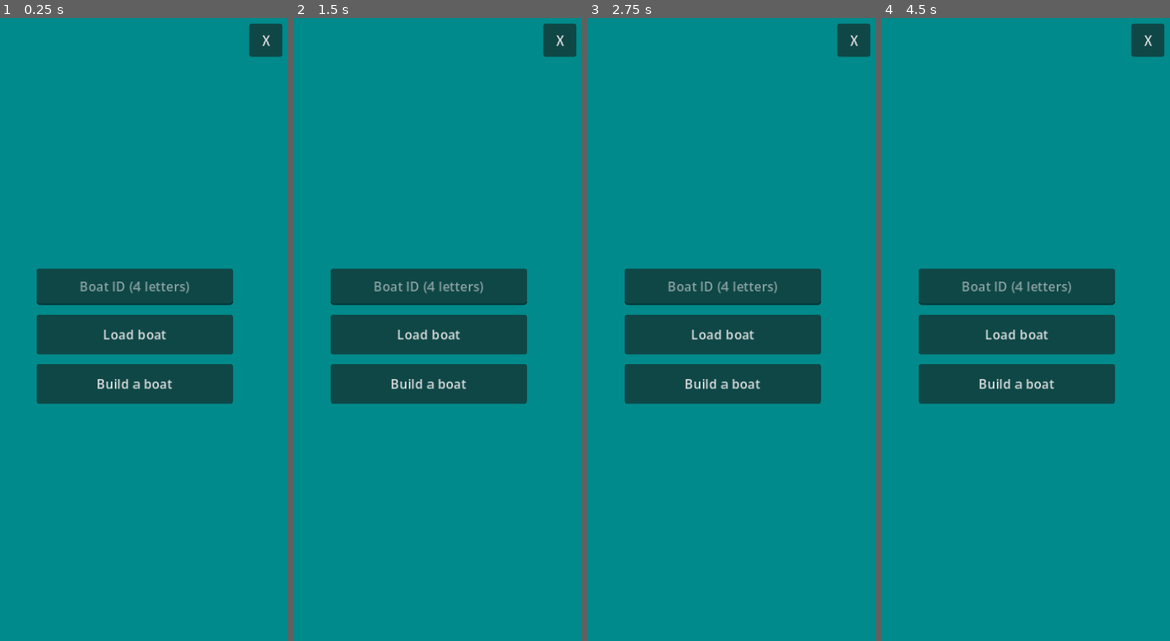
Above: before the commit, frames 1-4 (left to right).
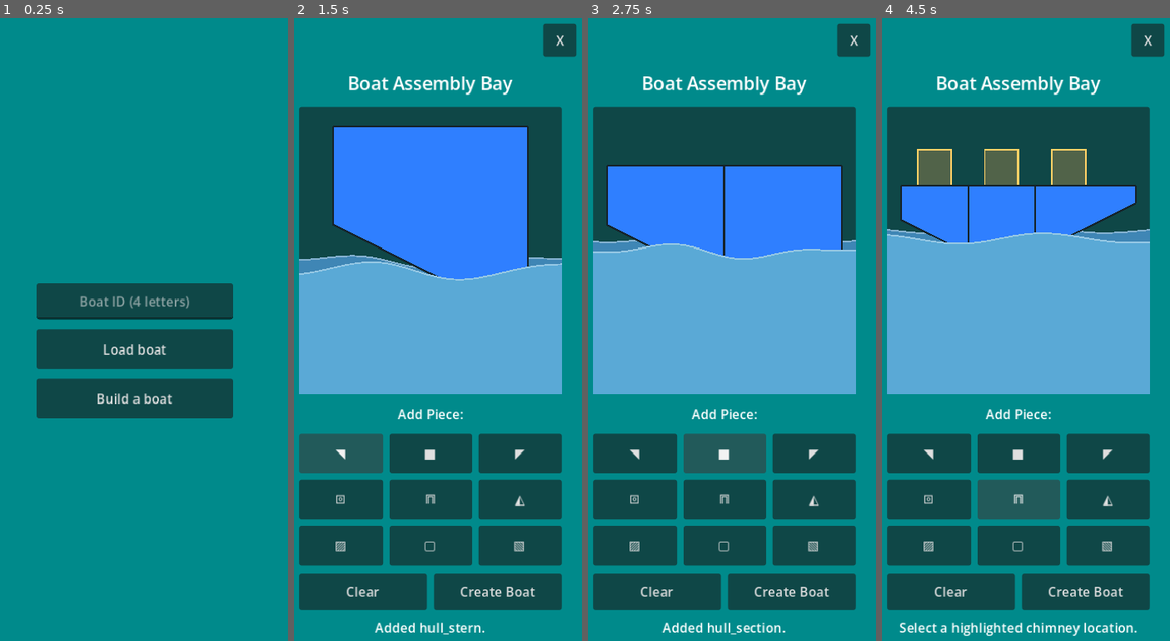
Above: after the commit, the same moments.

Repository: the-shipwrights/the-shipyard
Game: Godot game, scene res://ClientMain.tscn
Two runs of this game, one before a commit and one after it. Both use one fixed random seed, a clock stepped at 60 frames per second and the inputs below.
Inputs (mouse positions are in pixels of both pictures, inside the frame that each line leads up to):
- Up to frame 1 (0.25 s): no input
- Up to frame 2 (1.5 s): click "Build a boat" at 0.5 s; click (340, 454) at 1.25 s, where only the run after the commit has a clickable "◥"
- Up to frame 3 (2.75 s): click (726, 454) at 2 s, where only the run after the commit has a clickable "■"
- Up to frame 4 (4.5 s): click (1109, 454) at 2.75 s, where only the run after the commit has a clickable "◤"; click (928, 497) at 3.5 s, where only the run after the commit has a clickable "⧇"; click (1020, 497) at 4.25 s, where only the run after the commit has a clickable "⩎"

The runs differ from the first frame. In frame 1, 9.7% of the frame differs, in the area x 12-98%, y 0-65%; in frame 2, 66%; in frame 3, 66%; in frame 4, 67%, in the area x 1-94%, y 9-100%.
Error before the commit: Parse Error: Identifier "piece" not declared in the current scope. (res://Scripts/boat_preview_2d.gd:146)

Commit message:
Merging new pieces into water

Diff:
--- a/simulation/client/Scripts/boat_preview_2d.gd
+++ b/simulation/client/Scripts/boat_preview_2d.gd
@@ -140,10 +140,6 @@
 
 	_draw_wave(waterline - 12.0, 0.75, 0.8, 1.0, BACK_WAVE_COLOR)
 
-	# Candidate config
-	var candidate_config: Dictionary = PIECE_TYPES.get(_candidate_piece_id, {})
-	if candidate_config.is_empty():
-			_draw_piece(piece, world_center, screen_center, scale_factor)
 
 	_draw_placement_candidates(world_center, screen_center, scale_factor)
 	for piece in _pieces:
--- a/simulation/client/Scripts/palette.gd
+++ b/simulation/client/Scripts/palette.gd
@@ -265,8 +265,6 @@
 
 func clear_selection() -> void:
 	_selected_index = -1
-	_update_selection_visuals()
 
 func select_color(color: Color) -> void:
 	_selected_index = palette_colors.find(color)  # -1 if there's no match, which clears it
-	_update_selection_visuals()
--- a/simulation/client/Views/CustomizeView.tscn
+++ b/simulation/client/Views/CustomizeView.tscn
@@ -205,223 +205,193 @@
 script = ExtResource("2_6jt7g")
 palette_colors = Array[Color]([Color(0.90588236, 0.25882354, 0.2627451, 1), Color(0.92156863, 0.5568628, 0.3529412, 1), …(622 unchanged characters)…
 
-[node name="PaletteSwatch" type="Control" parent="SafeArea/Content/PaletteRegion/Palette" unique_id=2134775248]
-custom_minimum_size = Vector2(70, 70)
-layout_mode = 2
-action_mode = 0
-script = ExtResource("5_e28wa")
-paint_color = Color(0.90588236, 0.25882354, 0.2627451, 1)
-metadata/_palette_generated = true
-
-[node name="Color" type="Panel" parent="SafeArea/Content/PaletteRegion/Palette/PaletteSwatch" unique_id=1232867170]
+[node name="PaletteSwatch" type="Control" parent="SafeArea/Content/PaletteRegion/Palette" unique_id=1547064977]
+custom_minimum_size = Vector2(70, 70)
+layout_mode = 2
+mouse_filter = 2
+metadata/_palette_generated = true
+
+[node name="Color" type="Panel" parent="SafeArea/Content/PaletteRegion/Palette/PaletteSwatch" unique_id=1601124129]
 layout_mode = 0
 anchor_right = 1.0
 anchor_bottom = 1.0
 theme_override_styles/panel = SubResource("StyleBoxFlat_ct0er")
 
-[node name="@Control@26192" type="Control" parent="SafeArea/Content/PaletteRegion/Palette" unique_id=1977291101]
-custom_minimum_size = Vector2(70, 70)
-layout_mode = 2
-mouse_filter = 2
-metadata/_palette_generated = true
-
-[node name="Color" type="Panel" parent="SafeArea/Content/PaletteRegion/Palette/@Control@26192" unique_id=322573235]
+[node name="@Control@21153" type="Control" parent="SafeArea/Content/PaletteRegion/Palette" unique_id=459333303]
+custom_minimum_size = Vector2(70, 70)
+layout_mode = 2
+mouse_filter = 2
+metadata/_palette_generated = true
+
+[node name="Color" type="Panel" parent="SafeArea/Content/PaletteRegion/Palette/@Control@21153" unique_id=1407652180]
 layout_mode = 0
 anchor_right = 1.0
 anchor_bottom = 1.0
 theme_override_styles/panel = SubResource("StyleBoxFlat_4vjqg")
 
-[node name="@Control@26193" type="Control" parent="SafeArea/Content/PaletteRegion/Palette" unique_id=1051744156]
-custom_minimum_size = Vector2(70, 70)
-layout_mode = 2
-action_mode = 0
-script = ExtResource("5_e28wa")
-paint_color = Color(0.92156863, 0.5568628, 0.3529412, 1)
-metadata/_palette_generated = true
-
-[node name="Color" type="Panel" parent="SafeArea/Content/PaletteRegion/Palette/@Control@26193" unique_id=594951350]
+[node name="@Control@21154" type="Control" parent="SafeArea/Content/PaletteRegion/Palette" unique_id=544999681]
+custom_minimum_size = Vector2(70, 70)
+layout_mode = 2
+mouse_filter = 2
+metadata/_palette_generated = true
+
+[node name="Color" type="Panel" parent="SafeArea/Content/PaletteRegion/Palette/@Control@21154" unique_id=1744929837]
 layout_mode = 0
 anchor_right = 1.0
 anchor_bottom = 1.0
 theme_override_styles/panel = SubResource("StyleBoxFlat_v02wf")
 
-[node name="@Control@26194" type="Control" parent="SafeArea/Content/PaletteRegion/Palette" unique_id=358479551]
-custom_minimum_size = Vector2(70, 70)
-layout_mode = 2
-action_mode = 0
-script = ExtResource("5_e28wa")
-paint_color = Color(0.9137255, 0.8, 0.38039216, 1)
-metadata/_palette_generated = true
-
-[node name="Color" type="Panel" parent="SafeArea/Content/PaletteRegion/Palette/@Control@26194" unique_id=1987879842]
+[node name="@Control@21155" type="Control" parent="SafeArea/Content/PaletteRegion/Palette" unique_id=583122403]
+custom_minimum_size = Vector2(70, 70)
+layout_mode = 2
+mouse_filter = 2
+metadata/_palette_generated = true
+
+[node name="Color" type="Panel" parent="SafeArea/Content/PaletteRegion/Palette/@Control@21155" unique_id=388932279]
 layout_mode = 0
 anchor_right = 1.0
 anchor_bottom = 1.0
 theme_override_styles/panel = SubResource("StyleBoxFlat_e28wa")
 
-[node name="@Control@26195" type="Control" parent="SafeArea/Content/PaletteRegion/Palette" unique_id=297406233]
-custom_minimum_size = Vector2(70, 70)
-layout_mode = 2
-action_mode = 0
-script = ExtResource("5_e28wa")
-paint_color = Color(0.81960785, 0.8901961, 0.4627451, 1)
-metadata/_palette_generated = true
-
-[node name="Color" type="Panel" parent="SafeArea/Content/PaletteRegion/Palette/@Control@26195" unique_id=745787476]
+[node name="@Control@21156" type="Control" parent="SafeArea/Content/PaletteRegion/Palette" unique_id=1541987721]
+custom_minimum_size = Vector2(70, 70)
+layout_mode = 2
+mouse_filter = 2
+metadata/_palette_generated = true
+
+[node name="Color" type="Panel" parent="SafeArea/Content/PaletteRegion/Palette/@Control@21156" unique_id=962022355]
 layout_mode = 0
 anchor_right = 1.0
 anchor_bottom = 1.0
 theme_override_styles/panel = SubResource("StyleBoxFlat_xmlon")
 
-[node name="@Control@26196" type="Control" parent="SafeArea/Content/PaletteRegion/Palette" unique_id=1445430794]
-custom_minimum_size = Vector2(70, 70)
-layout_mode = 2
-action_mode = 0
-script = ExtResource("5_e28wa")
-paint_color = Color(0.654902, 0.73333335, 0.4509804, 1)
-metadata/_palette_generated = true
-
-[node name="Color" type="Panel" parent="SafeArea/Content/PaletteRegion/Palette/@Control@26196" unique_id=628339592]
+[node name="@Control@21157" type="Control" parent="SafeArea/Content/PaletteRegion/Palette" unique_id=352737877]
+custom_minimum_size = Vector2(70, 70)
+layout_mode = 2
+mouse_filter = 2
+metadata/_palette_generated = true
+
+[node name="Color" type="Panel" parent="SafeArea/Content/PaletteRegion/Palette/@Control@21157" unique_id=907371852]
 layout_mode = 0
 anchor_right = 1.0
 anchor_bottom = 1.0
 theme_override_styles/panel = SubResource("StyleBoxFlat_t30ng")
 
-[node name="@Control@26197" type="Control" parent="SafeArea/Content/PaletteRegion/Palette" unique_id=1983567755]
-custom_minimum_size = Vector2(70, 70)
-layout_mode = 2
-action_mode = 0
-script = ExtResource("5_e28wa")
-paint_color = Color(0.49803922, 0.8235294, 0.3764706, 1)
-metadata/_palette_generated = true
-
-[node name="Color" type="Panel" parent="SafeArea/Content/PaletteRegion/Palette/@Control@26197" unique_id=1455130425]
+[node name="@Control@21158" type="Control" parent="SafeArea/Content/PaletteRegion/Palette" unique_id=1933789608]
+custom_minimum_size = Vector2(70, 70)
+layout_mode = 2
+mouse_filter = 2
+metadata/_palette_generated = true
+
+[node name="Color" type="Panel" parent="SafeArea/Content/PaletteRegion/Palette/@Control@21158" unique_id=1632130993]
 layout_mode = 0
 anchor_right = 1.0
 anchor_bottom = 1.0
 theme_override_styles/panel = SubResource("StyleBoxFlat_s5p5q")
 
-[node name="@Control@26198" type="Control" parent="SafeArea/Content/PaletteRegion/Palette" unique_id=1547304550]
-custom_minimum_size = Vector2(70, 70)
-layout_mode = 2
-action_mode = 0
-script = ExtResource("5_e28wa")
-paint_color = Color(0.25882354, 0.79607844, 0.42745098, 1)
-metadata/_palette_generated = true
-
-[node name="Color" type="Panel" parent="SafeArea/Content/PaletteRegion/Palette/@Control@26198" unique_id=852250158]
+[node name="@Control@21159" type="Control" parent="SafeArea/Content/PaletteRegion/Palette" unique_id=462898255]
+custom_minimum_size = Vector2(70, 70)
+layout_mode = 2
+mouse_filter = 2
+metadata/_palette_generated = true
+
+[node name="Color" type="Panel" parent="SafeArea/Content/PaletteRegion/Palette/@Control@21159" unique_id=1998465722]
 layout_mode = 0
 anchor_right = 1.0
 anchor_bottom = 1.0
 theme_override_styles/panel = SubResource("StyleBoxFlat_d1irj")
 
-[node name="@Control@26199" type="Control" parent="SafeArea/Content/PaletteRegion/Palette" unique_id=2029537236]
-custom_minimum_size = Vector2(70, 70)
-layout_mode = 2
-action_mode = 0
-script = ExtResource("5_e28wa")
-paint_color = Color(0.29411766, 0.7176471, 0.6039216, 1)
-metadata/_palette_generated = true
-
-[node name="Color" type="Panel" parent="SafeArea/Content/PaletteRegion/Palette/@Control@26199" unique_id=294896632]
+[node name="@Control@21160" type="Control" parent="SafeArea/Content/PaletteRegion/Palette" unique_id=818166676]
+custom_minimum_size = Vector2(70, 70)
+layout_mode = 2
+mouse_filter = 2
+metadata/_palette_generated = true
+
+[node name="Color" type="Panel" parent="SafeArea/Content/PaletteRegion/Palette/@Control@21160" unique_id=1636862906]
 layout_mode = 0
 anchor_right = 1.0
 anchor_bottom = 1.0
 theme_override_styles/panel = SubResource("StyleBoxFlat_dxypb")
 
-[node name="@Control@26200" type="Control" parent="SafeArea/Content/PaletteRegion/Palette" unique_id=1298986118]
-custom_minimum_size = Vector2(70, 70)
-layout_mode = 2
-action_mode = 0
-script = ExtResource("5_e28wa")
-paint_color = Color(0.27450982, 0.69411767, 0.76862746, 1)
-metadata/_palette_generated = true
-
-[node name="Color" type="Panel" parent="SafeArea/Content/PaletteRegion/Palette/@Control@26200" unique_id=1660989446]
+[node name="@Control@21161" type="Control" parent="SafeArea/Content/PaletteRegion/Palette" unique_id=1654919010]
+custom_minimum_size = Vector2(70, 70)
+layout_mode = 2
+mouse_filter = 2
+metadata/_palette_generated = true
+
+[node name="Color" type="Panel" parent="SafeArea/Content/PaletteRegion/Palette/@Control@21161" unique_id=208016592]
 layout_mode = 0
 anchor_right = 1.0
 anchor_bottom = 1.0
 theme_override_styles/panel = SubResource("StyleBoxFlat_ya4qn")
 
-[node name="@Control@26201" type="Control" parent="SafeArea/Content/PaletteRegion/Palette" unique_id=261070826]
-custom_minimum_size = Vector2(70, 70)
-layout_mode = 2
-action_mode = 0
-script = ExtResource("5_e28wa")
-paint_color = Color(0.30980393, 0.57254905, 0.95686275, 1)
-metadata/_palette_generated = true
-
-[node name="Color" type="Panel" parent="SafeArea/Content/PaletteRegion/Palette/@Control@26201" unique_id=8708537]
+[node name="@Control@21162" type="Control" parent="SafeArea/Content/PaletteRegion/Palette" unique_id=2001218023]
+custom_minimum_size = Vector2(70, 70)
+layout_mode = 2
+mouse_filter = 2
+metadata/_palette_generated = true
+
+[node name="Color" type="Panel" parent="SafeArea/Content/PaletteRegion/Palette/@Control@21162" unique_id=382887807]
 layout_mode = 0
 anchor_right = 1.0
 anchor_bottom = 1.0
 theme_override_styles/panel = SubResource("StyleBoxFlat_uqxm3")
 
-[node name="@Control@26202" type="Control" parent="SafeArea/Content/PaletteRegion/Palette" unique_id=902359183]
-custom_minimum_size = Vector2(70, 70)
-layout_mode = 2
-action_mode = 0
-script = ExtResource("5_e28wa")
-paint_color = Color(0.43137255, 0.45882353, 0.7882353, 1)
-metadata/_palette_generated = true
-
-[node name="Color" type="Panel" parent="SafeArea/Content/PaletteRegion/Palette/@Control@26202" unique_id=1169268688]
+[node name="@Control@21163" type="Control" parent="SafeArea/Content/PaletteRegion/Palette" unique_id=1409205767]
+custom_minimum_size = Vector2(70, 70)
+layout_mode = 2
+mouse_filter = 2
+metadata/_palette_generated = true
+
+[node name="Color" type="Panel" parent="SafeArea/Content/PaletteRegion/Palette/@Control@21163" unique_id=1171848100]
 layout_mode = 0
 anchor_right = 1.0
 anchor_bottom = 1.0
 theme_override_styles/panel = SubResource("StyleBoxFlat_rt7dm")
 
-[node name="@Control@26203" type="Control" parent="SafeArea/Content/PaletteRegion/Palette" unique_id=659672697]
-custom_minimum_size = Vector2(70, 70)
-layout_mode = 2
-action_mode = 0
-script = ExtResource("5_e28wa")
-paint_color = Color(0.69803923, 0.33333334, 0.43529412, 1)
-metadata/_palette_generated = true
-
-[node name="Color" type="Panel" parent="SafeArea/Content/PaletteRegion/Palette/@Control@26203" unique_id=935051384]
+[node name="@Control@21164" type="Control" parent="SafeArea/Content/PaletteRegion/Palette" unique_id=1704164211]
+custom_minimum_size = Vector2(70, 70)
+layout_mode = 2
+mouse_filter = 2
+metadata/_palette_generated = true
+
+[node name="Color" type="Panel" parent="SafeArea/Content/PaletteRegion/Palette/@Control@21164" unique_id=1358811884]
 layout_mode = 0
 anchor_right = 1.0
 anchor_bottom = 1.0
 theme_override_styles/panel = SubResource("StyleBoxFlat_4tu2b")
 
-[node name="@Control@26204" type="Control" parent="SafeArea/Content/PaletteRegion/Palette" unique_id=1733180862]
-custom_minimum_size = Vector2(70, 70)
-layout_mode = 2
-action_mode = 0
-script = ExtResource("5_e28wa")
-paint_color = Color(0.09795057, 0.09661385, 0.029443337, 1)
-metadata/_palette_generated = true
-
-[node name="Color" type="Panel" parent="SafeArea/Content/PaletteRegion/Palette/@Control@26204" unique_id=549082583]
+[node name="@Control@21165" type="Control" parent="SafeArea/Content/PaletteRegion/Palette" unique_id=507193776]
+custom_minimum_size = Vector2(70, 70)
+layout_mode = 2
+mouse_filter = 2
+metadata/_palette_generated = true
+
+[node name="Color" type="Panel" parent="SafeArea/Content/PaletteRegion/Palette/@Control@21165" unique_id=148204661]
 layout_mode = 0
 anchor_right = 1.0
 anchor_bottom = 1.0
 theme_override_styles/panel = SubResource("StyleBoxFlat_5krvr")
 
-[node name="@Control@26205" type="Control" parent="SafeArea/Content/PaletteRegion/Palette" unique_id=635895716]
-custom_minimum_size = Vector2(70, 70)
-layout_mode = 2
-action_mode = 0
-script = ExtResource("5_e28wa")
-paint_color = Color(0.78039217, 0.654902, 0.5372549, 1)
-metadata/_palette_generated = true
-
-[node name="Color" type="Panel" parent="SafeArea/Content/PaletteRegion/Palette/@Control@26205" unique_id=1088092913]
+[node name="@Control@21166" type="Control" parent="SafeArea/Content/PaletteRegion/Palette" unique_id=1475583532]
+custom_minimum_size = Vector2(70, 70)
+layout_mode = 2
+mouse_filter = 2
+metadata/_palette_generated = true
+
+[node name="Color" type="Panel" parent="SafeArea/Content/PaletteRegion/Palette/@Control@21166" unique_id=533252597]
 layout_mode = 0
 anchor_right = 1.0
 anchor_bottom = 1.0
 theme_override_styles/panel = SubResource("StyleBoxFlat_1ejna")
 
-[node name="@Control@26206" type="Control" parent="SafeArea/Content/PaletteRegion/Palette" unique_id=504954399]
-custom_minimum_size = Vector2(70, 70)
-layout_mode = 2
-action_mode = 0
-script = ExtResource("5_e28wa")
-paint_color = Color(0.69411767, 0.62352943, 0.59607846, 1)
-metadata/_palette_generated = true
-
-[node name="Color" type="Panel" parent="SafeArea/Content/PaletteRegion/Palette/@Control@26206" unique_id=632869368]
+[node name="@Control@21167" type="Control" parent="SafeArea/Content/PaletteRegion/Palette" unique_id=1860585348]
+custom_minimum_size = Vector2(70, 70)
+layout_mode = 2
+mouse_filter = 2
+metadata/_palette_generated = true
+
+[node name="Color" type="Panel" parent="SafeArea/Content/PaletteRegion/Palette/@Control@21167" unique_id=1603179680]
 layout_mode = 0
 anchor_right = 1.0
 anchor_bottom = 1.0
Not shown, changed: backend/boats.db
